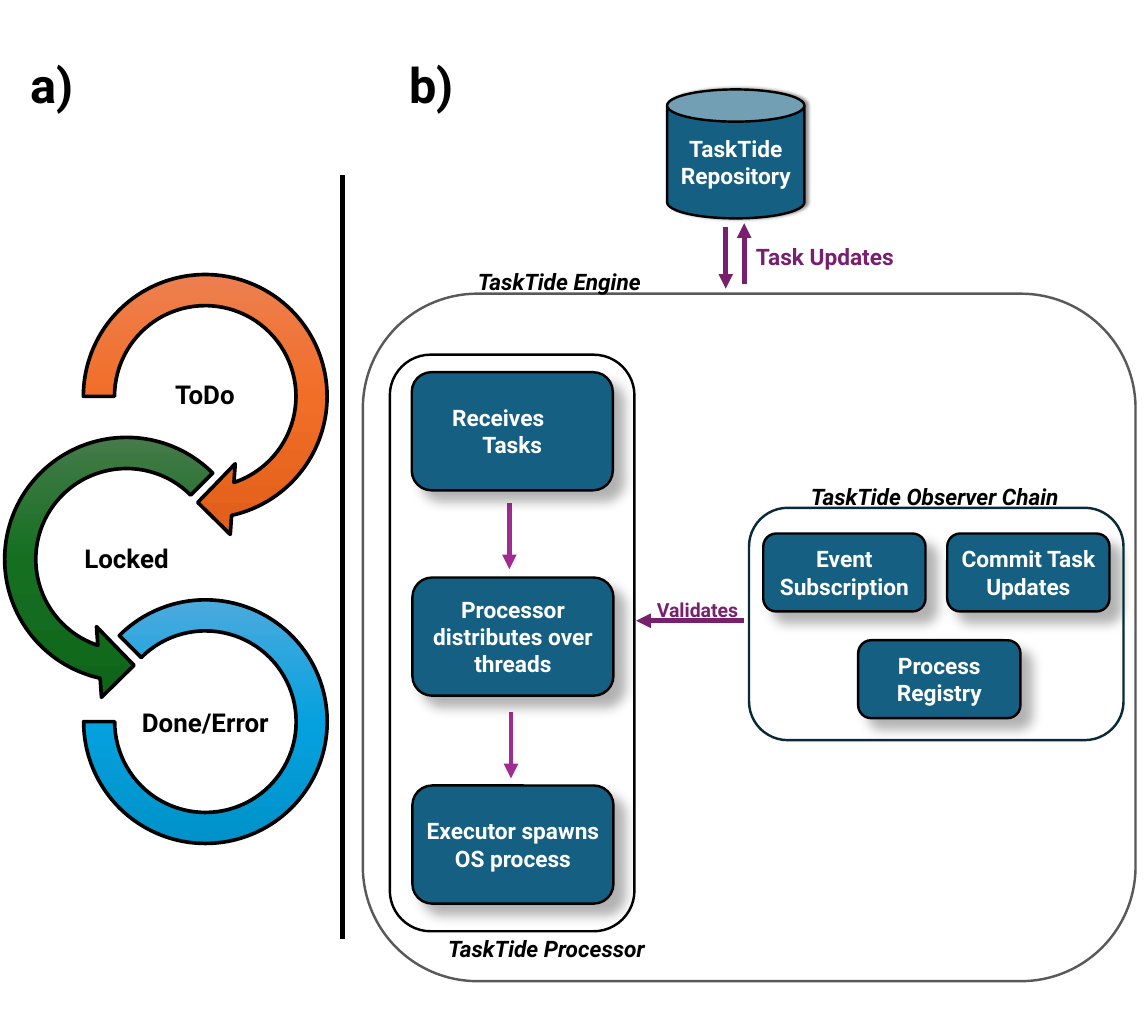
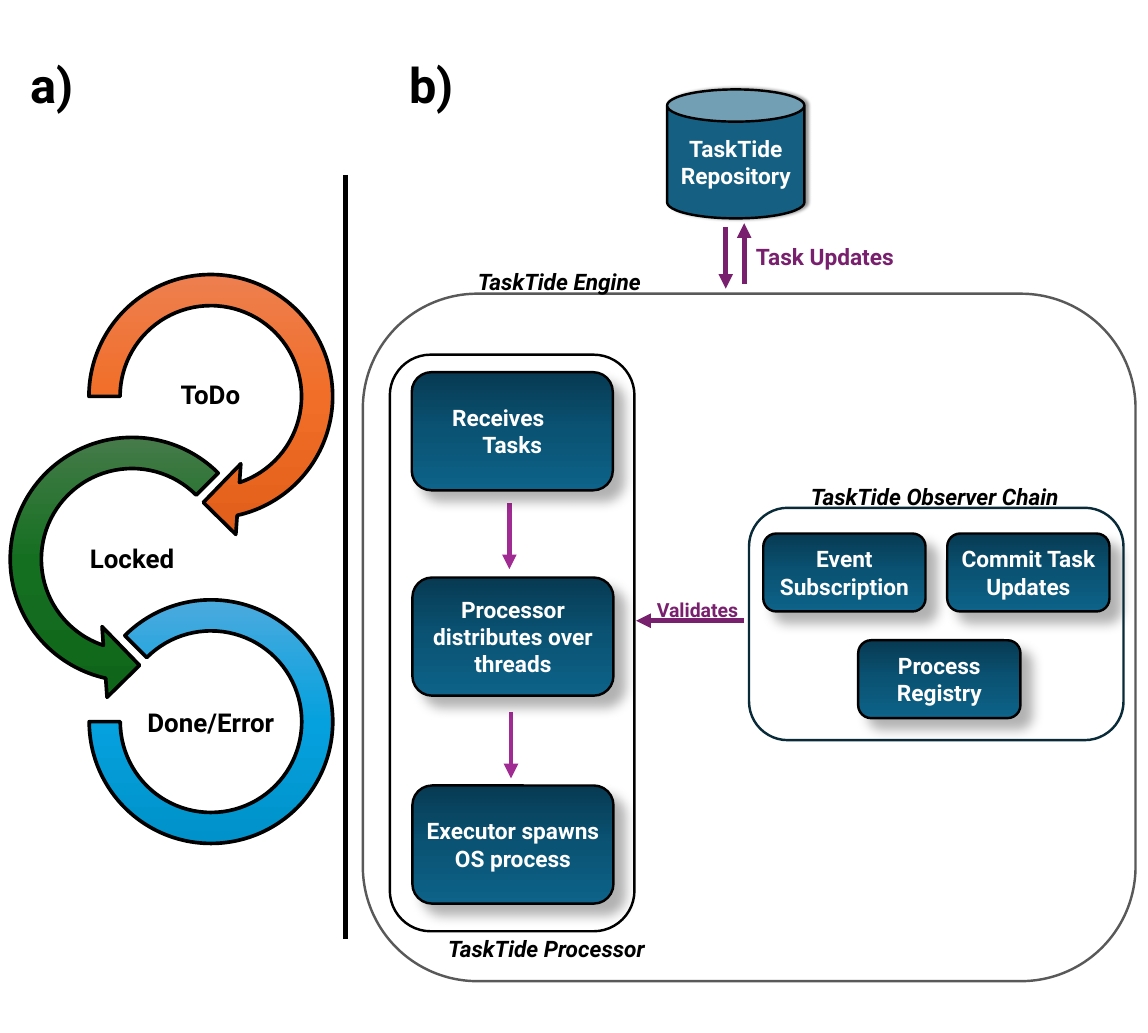
Before and after one commit to BrenKenna/TaskTide, a slide deck: slide 5 of tasktide/docs/Diagrams/Diagrams.pptx. Drawn at 1148x1033 pixels with LibreOffice and Linux fonts; fonts in the diff are those of the drawing. Boxes give left, top, right and bottom in pixels: in the first picture for what was removed or moved away, otherwise in the second. Text is boxed around its words. In the diff, an @@ line names an element or a change of style, - is before the commit and + after.

Commit message:
Diagrams + Bug Fixes
1). Crisper diagrams
2). StateObserver through the TaskTide Engine Utility using the Manager Utility applies JobEnvironment Id.
3). ItemTaskExectuor attaches results to annotation if expected file path is provided.
4). Parallel chunks provided instead of whole list by threads.
5). ItemStore open/close connections methods are now synchronized. Should fix the RocksDB bug
6). TaskTideProcessor shuffles the workload, and then chunks.

```diff
--- a/tasktide/docs/Diagrams/Diagrams.pptx
+++ b/tasktide/docs/Diagrams/Diagrams.pptx
@@ 3 texts, 1 circular arrow, 1 left circular arrow, 1 arch (boxed as its full ring): place and size @@
-3 texts, 1 circular arrow, 1 left circular arrow, 1 arch (boxed as its full ring) at [0, 255, 347, 844]
+3 texts, 1 circular arrow, 1 left circular arrow, 1 arch (boxed as its full ring) at [0, 255, 352, 844]
@@ fill #156082 to gradient #083B52 to #0B5474 to #0D638A in 6 elements at [412, 372, 613, 490], [412, 578, 613, 696], [412, 785, 613, 904], [763, 533, 925, 612], [947, 533, 1109, 612], [858, 640, 1020, 718] @@
```
Also in this commit, not shown: 2 other slides changed, 10 other files.
